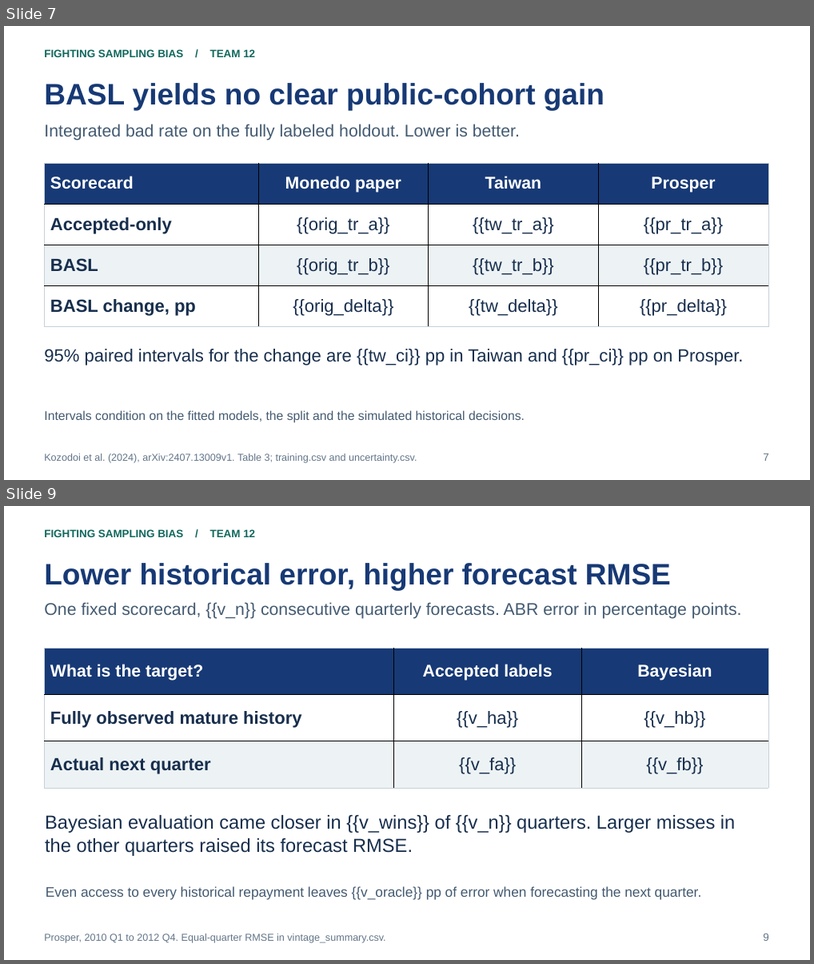
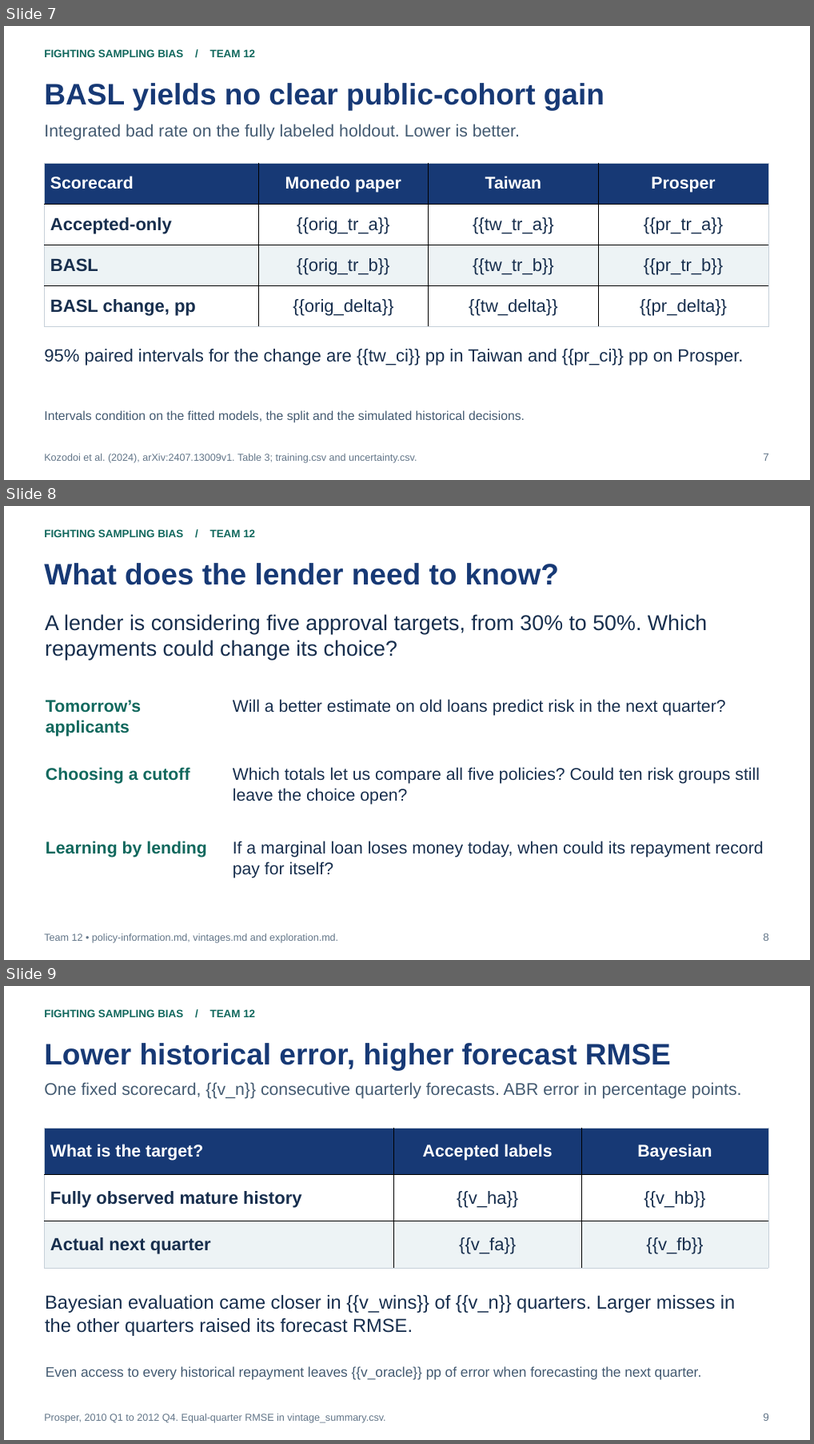
Before and after one commit to bigpurota/paper11, a slide deck: slides/template.pptx. Shown one above the other, each under a label of ours: slides 7 and 9 before the commit, slides 7, 8 and 9 after it; the slides between them are not shown. The pictures are 814x964 and 814x1444 pixels, drawn with LibreOffice and Linux fonts; fonts in the diff are those of the drawing. Boxes give left, top, right and bottom in pixels: in the first picture for what was removed or moved away, otherwise in the second. Text is boxed around its words. In the diff, an @@ line names an element or a change of style, - is before the commit and + after.

Commit message:
Derive the information needed for lending policies and price the value of a test loan

```diff
--- a/slides/template.pptx
+++ b/slides/template.pptx
@@ slide 8 added at box(4, 506, 810, 960), background #FFFFFF @@
@@ text added at box(44, 529, 255, 537), 12.8 pt, text #11685D, bold @@
+FIGHTING SAMPLING BIAS / TEAM 12
@@ text added at box(44, 563, 559, 585), 35.2 pt, text #173975, bold @@
+What does the lender need to know?
@@ text added at box(45, 614, 707, 660), 25.5 pt, text #172E4D @@
+A lender is considering five approval targets, from 30% to 50%. Which repayments could change its choice?
@@ text added at box(46, 700, 141, 736), 20.2 pt, text #11685D, bold @@
+Tomorrow’s applicants
@@ text added at box(233, 699, 726, 716), 20.2 pt, text #172E4D @@
+Will a better estimate on old loans predict risk in the next quarter?
@@ text added at box(46, 767, 190, 784), 20.2 pt, text #11685D, bold @@
+Choosing a cutoff
@@ text added at box(233, 767, 760, 804), 20.2 pt, text #172E4D @@
+Which totals let us compare all five policies? Could ten risk groups still leave the choice open?
@@ text added at box(46, 840, 207, 857), 20.2 pt, text #11685D, bold @@
+Learning by lending
@@ text added at box(233, 840, 763, 878), 20.2 pt, text #172E4D @@
+If a marginal loan loses money today, when could its repayment record pay for itself?
@@ text added at box(44, 933, 338, 943), 12 pt, text #627588 @@
+Team 12 • policy-information.md, vintages.md and exploration.md.
@@ text added at box(763, 933, 769, 940), 12.8 pt, text #627588 @@
+8
```
Also in this commit, not shown: 1 slide changed, 2 other slides added, 2 slides removed, 24 other files.
